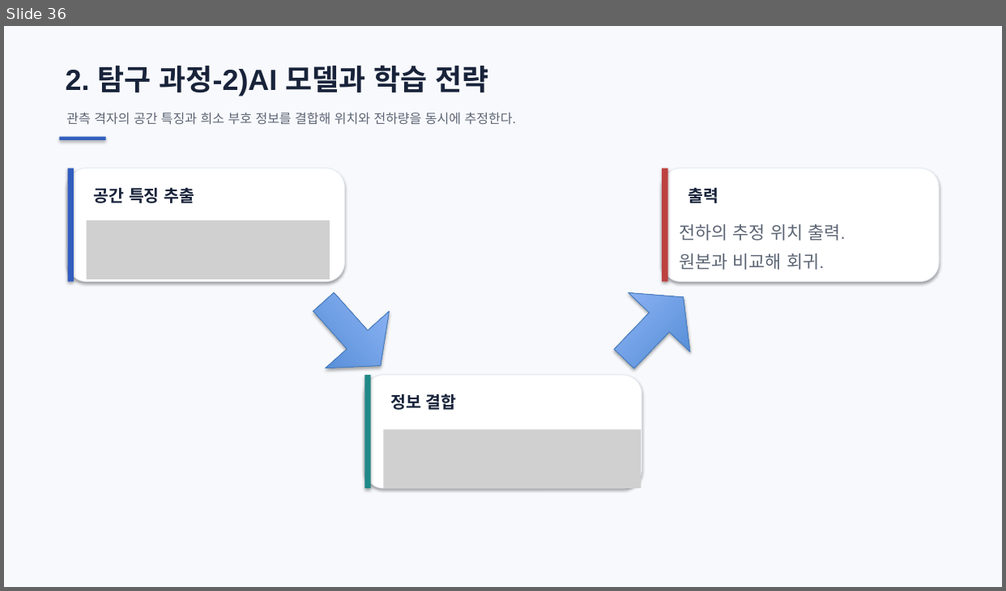
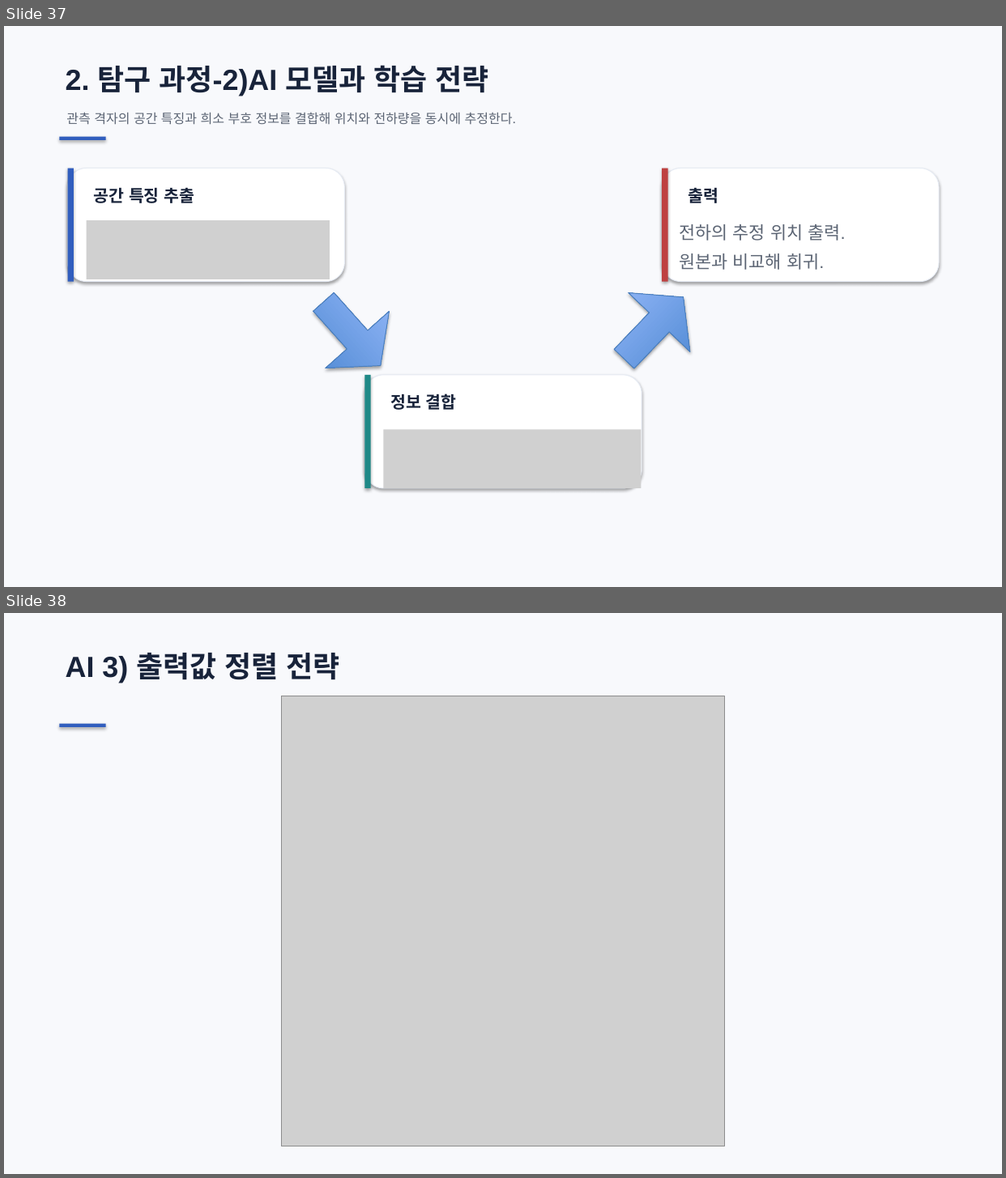
Before and after one commit to ohyunu525/KK-AI, a slide deck: Documents/보고서 파일.pptx. Shown one above the other, each under a label of ours: slide 36 before the commit, slides 37 and 38 after it. The pictures are 1006x591 and 1006x1178 pixels, drawn with LibreOffice and Linux fonts; fonts in the diff are those of the drawing; grey boxes stand for pictures. Boxes give left, top, right and bottom in pixels: in the first picture for what was removed or moved away, otherwise in the second. Text is boxed around its words. In the diff, an @@ line names an element or a change of style, - is before the commit and + after.

```diff
--- a/Documents/보고서 파일.pptx
+++ b/Documents/보고서 파일.pptx
@@ slide 38 added at (4,613,1002,1174), background #F8F9FC @@
@@ text added at (66,653,339,683), 28 pt, text #18233A, bold @@
+AI 3) 출력값 정렬 전략
@@ picture added at (282,696,725,1147) @@
@@ rectangle added at (59,724,106,726), fill #315EBE @@
@@ what was slide 36 is now slide 37 @@
```
Also in this commit, not shown: 9 slides changed, 7 other slides added, 21 other files.
